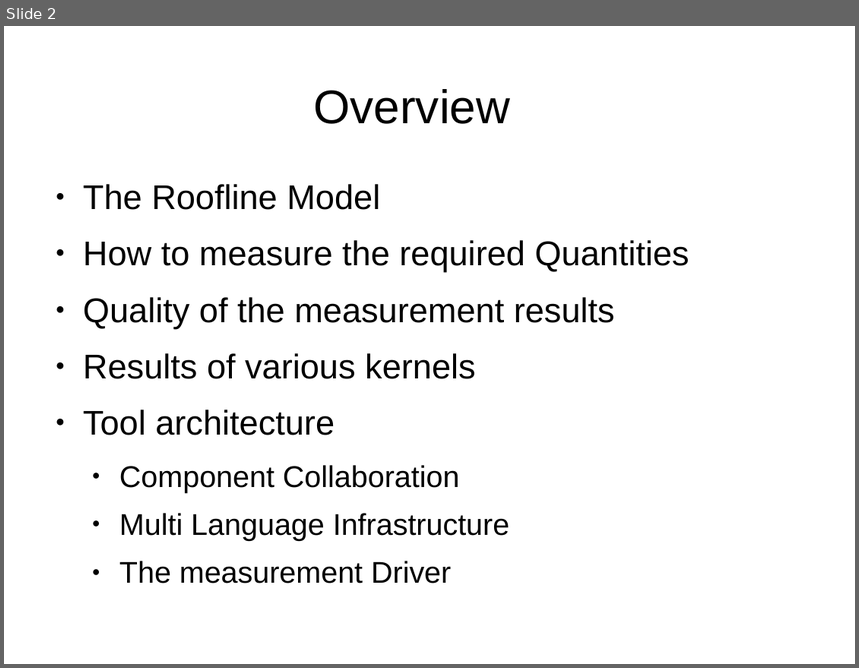
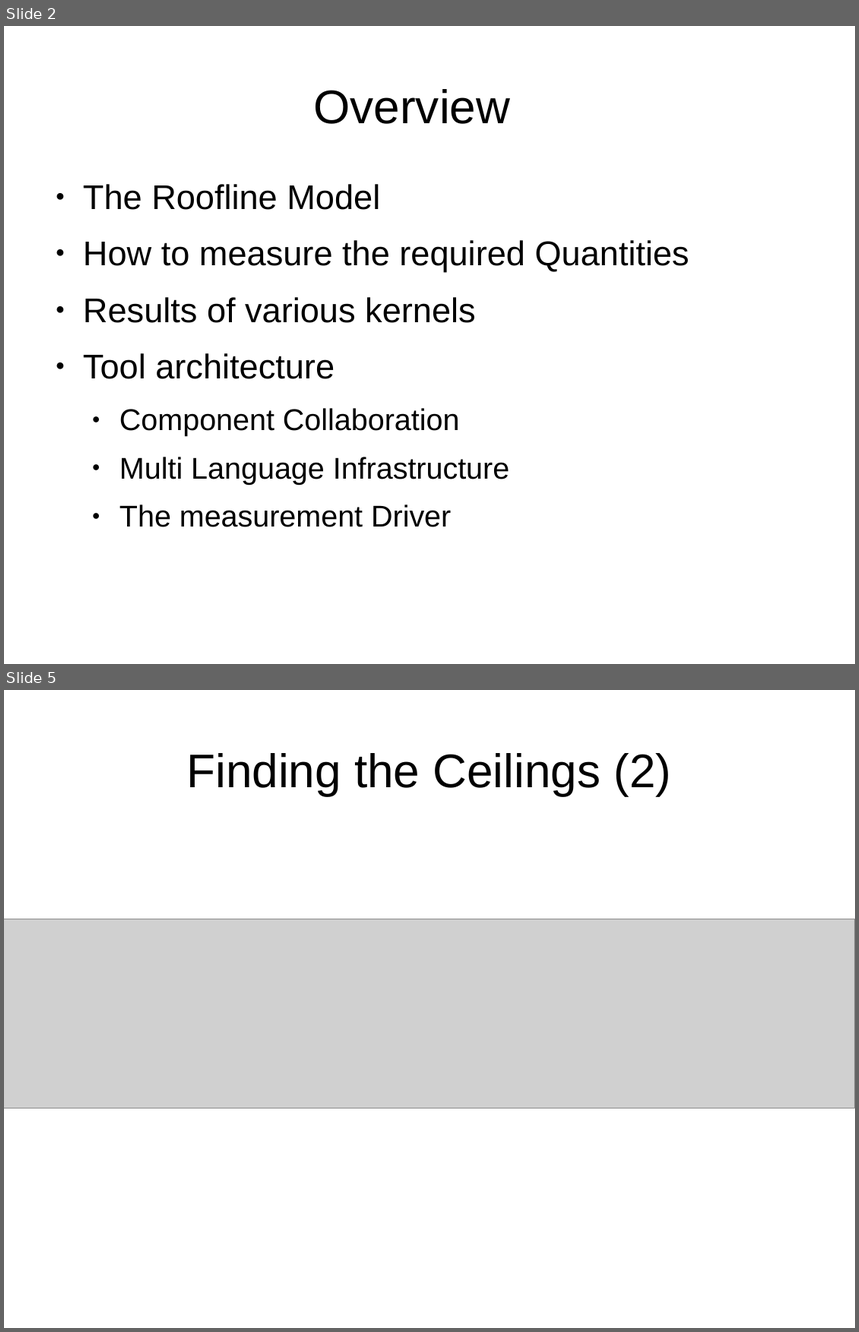
Before and after one commit to GeorgOfenbeck/Thesis_Steinmann, a slide deck: presentation.odp. Shown one above the other, each under a label of ours: slide 2 before the commit, slides 2 and 5 after it; the slides between them are not shown. The pictures are 859x668 and 859x1332 pixels, drawn with LibreOffice and Linux fonts; fonts in the diff are those of the drawing; grey boxes stand for pictures. Boxes give left, top, right and bottom in pixels: in the first picture for what was removed or moved away, otherwise in the second. Text is boxed around its words. In the diff, an @@ line names an element or a change of style, - is before the commit and + after.

Commit message:
started Core results, fixed RandomLoad error in document, but not in plots

```diff
--- a/presentation.odp
+++ b/presentation.odp
@@ slide 5 added at (x1=4, y1=690, x2=855, y2=1328), background #FFFFFF @@
@@ title added at (x1=186, y1=753, x2=671, y2=796), 44 pt, text #000000 @@
+Finding the Ceilings (2)
@@ picture added at (x1=4, y1=920, x2=855, y2=1109) @@
@@ slide 2 changed as well @@
@@ text at (x1=83, y1=297, x2=615, y2=328): paragraph removed @@
-● Quality of the measurement results
```
Also in this commit, not shown: 1 other slide changed, 6 other slides added, 1 other file.
